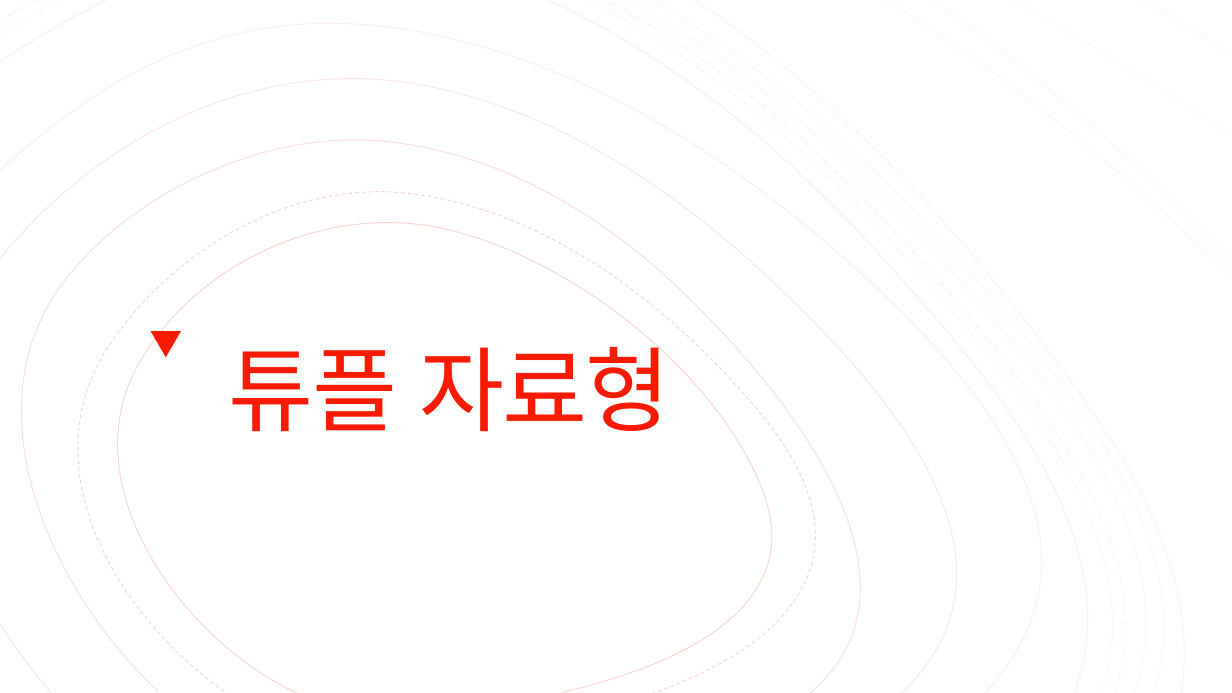
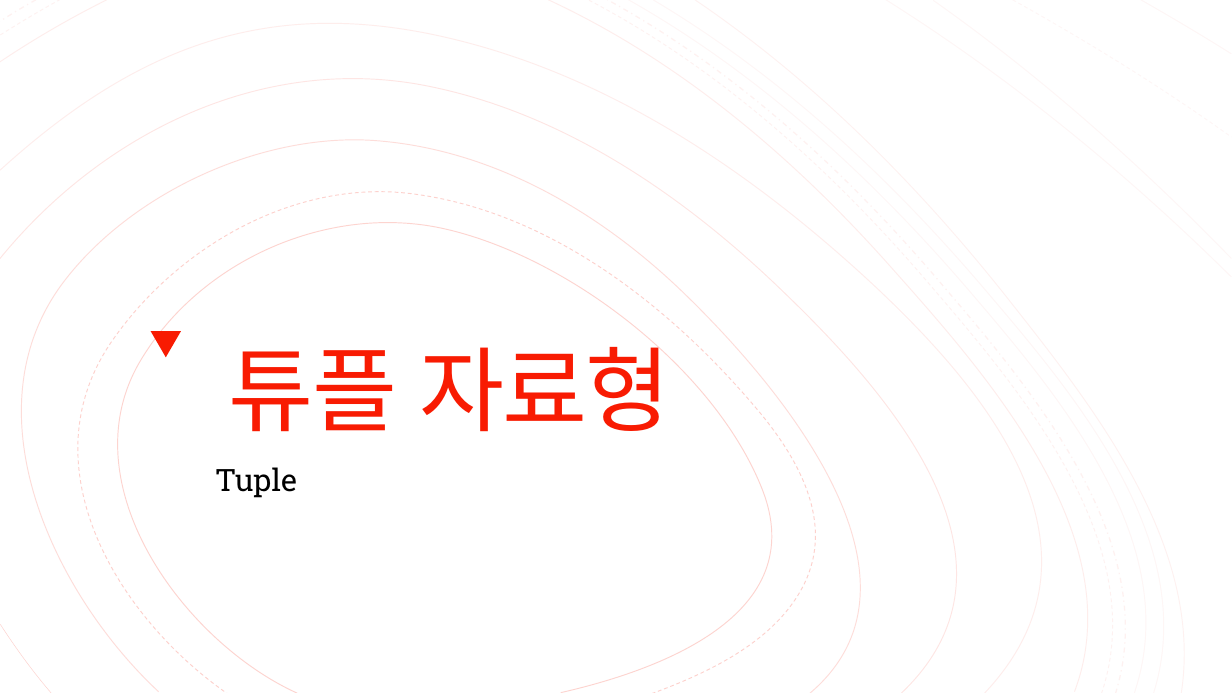
Before and after one commit to Valentine117/python_basic_class, a slide deck: slide 37 of 02장 자료형과 자료구조.pptx. Drawn at 1232x693 pixels with LibreOffice and Linux fonts; fonts in the diff are those of the drawing. Boxes give left, top, right and bottom in pixels: in the first picture for what was removed or moved away, otherwise in the second. Text is boxed around its words. In the diff, an @@ line names an element or a change of style, - is before the commit and + after.

```diff
--- a/02장 자료형과 자료구조.pptx
+++ b/02장 자료형과 자료구조.pptx
@@ subtitle added at bbox=[215, 467, 297, 498], 24 pt, text #000000 @@
+Tuple
```
Also in this commit, not shown: 2 other slides changed, 8 slides added, 1 slide removed.
